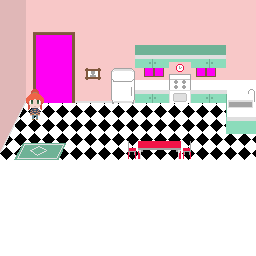
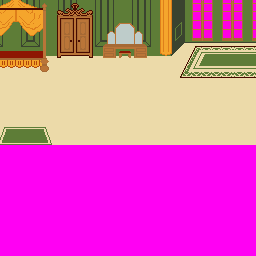
Revision of a layered 256px x 256px image; what changed, layer by layer:
hid "player" over (x1=26, y1=89, x2=44, y2=120)
hid group "furnishings" (15 layers) over (x1=0, y1=0, x2=256, y2=160)
hid "doormat", painted on it over (x1=14, y1=143, x2=195, y2=160)
hid "upper shelves" over (x1=135, y1=45, x2=226, y2=68)
hid "windows" over (x1=144, y1=53, x2=216, y2=77)
painted on "picture frame" over (x1=84, y1=53, x2=106, y2=81)
painted on "doorframe" over (x1=36, y1=35, x2=72, y2=103)
painted on "table" over (x1=19, y1=139, x2=191, y2=159)
painted on "wall1" over (x1=36, y1=35, x2=72, y2=103)
hid "tiles" over (x1=0, y1=77, x2=256, y2=160)
hid "floor" over (x1=0, y1=103, x2=256, y2=160)
added layer "bg doorway" in group "bg stuff" over (x1=0, y1=0, x2=256, y2=256)
